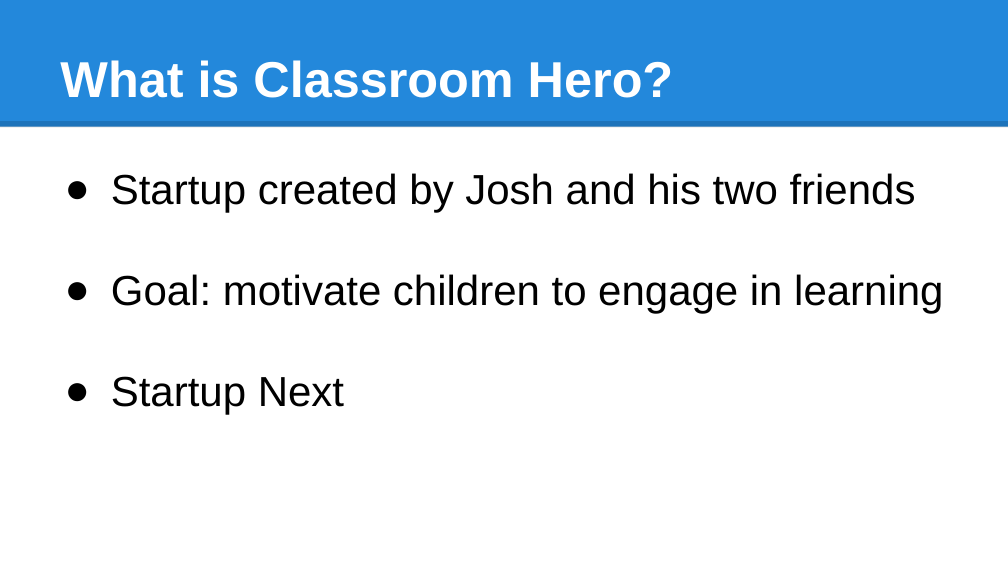
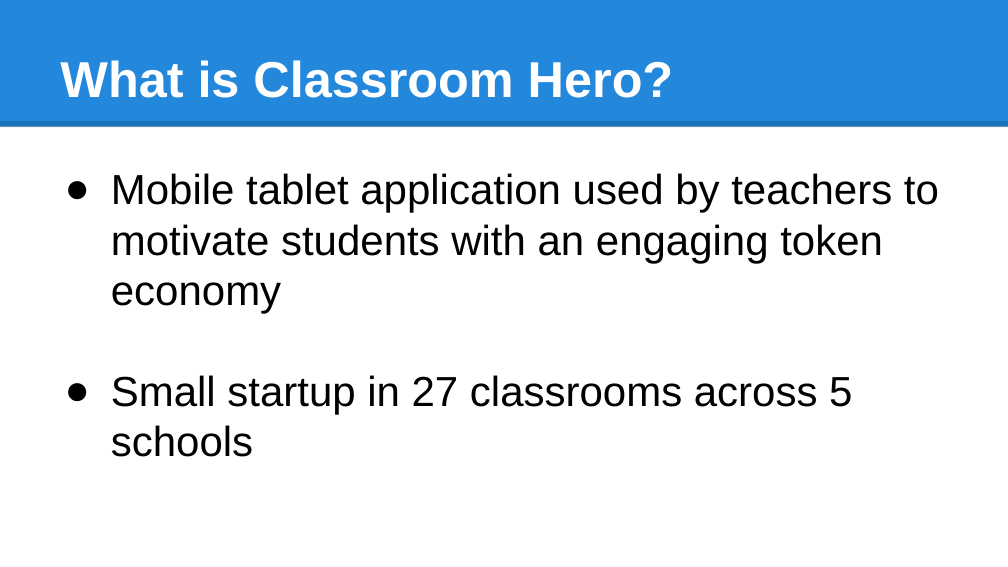
Before and after one commit to JoshNussbaum/classroom-hero-rails, a slide deck: slide 2 of CS115_Presentation.pptx. Drawn at 1008x567 pixels with LibreOffice and Linux fonts; fonts in the diff are those of the drawing. Boxes give left, top, right and bottom in pixels: in the first picture for what was removed or moved away, otherwise in the second. Text is boxed around its words. In the diff, an @@ line names an element or a change of style, - is before the commit and + after.

```diff
--- a/CS115_Presentation.pptx
+++ b/CS115_Presentation.pptx
@@ text at <box>111,173,939,457</box>: text changed @@
-● Startup created by Josh and his two friends
-● Goal: motivate children to engage in learning
-● Startup Next
+● Mobile tablet application used by teachers to motivate students with an engaging token economy
+● Small startup in 27 classrooms across 5 schools
```
Also in this commit, not shown: 1 other slide changed, 10 slides added, 2 slides removed, 6 other files.
